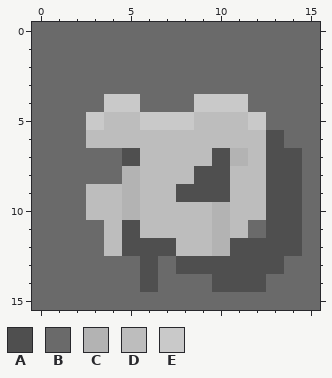
Two states of a pixel-art file, Assets/Art/UI/Icons/Item Icons/Equipment/Chest/Tattered Shirt Icon.aseprite. The picture above was drawn from the file before the commit.
16x16 pixels, 1 frame. Colours within 5 levels of each other are drawn and written as one.
Visible layers, top first: "Icon", "Shadow", "Background".
Palette (. is transparent): A #4f4f4f  B #6a6a6a  C #b3b3b3  D #bdbdbd  E #c9c9c9
Pixels before, first column x 0:
 0 BBBBBBBBBBBBBBBB
 1 BBBBBBBBBBBBBBBB
 2 BBBBBBBBBBBBBBBB
 3 BBBBBBBBBBBBBBBB
 4 BBBBEEBBBEEEBBBB
 5 BBBEDDEEEDDDEBBB
 6 BBBDDDDDDDDDDABB
 7 BBBBBADDDDACDAAB
 8 BBBBBCDDDAADDAAB
 9 BBBDDCDDAAADDAAB
10 BBBDDCDDDDCDDAAB
11 BBBBDADDDDCDBAAB
12 BBBBDAAADDCAAAAB
13 BBBBBBABAAAAAABB
14 BBBBBBABBBAAABBB
15 BBBBBBBBBBBBBBBB
The result:
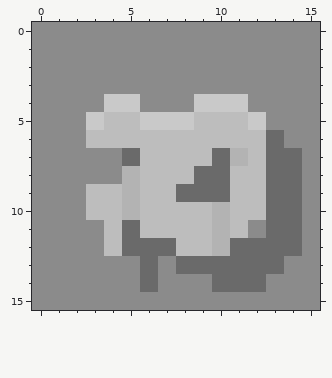
Difference:
colour A: #4f4f4f -> #6a6a6a
colour B: #6a6a6a -> #8b8b8b
Pixel boxes of the changes (left, top, right, bottom) in both pictures:
changed: (32, 22, 320, 310)
